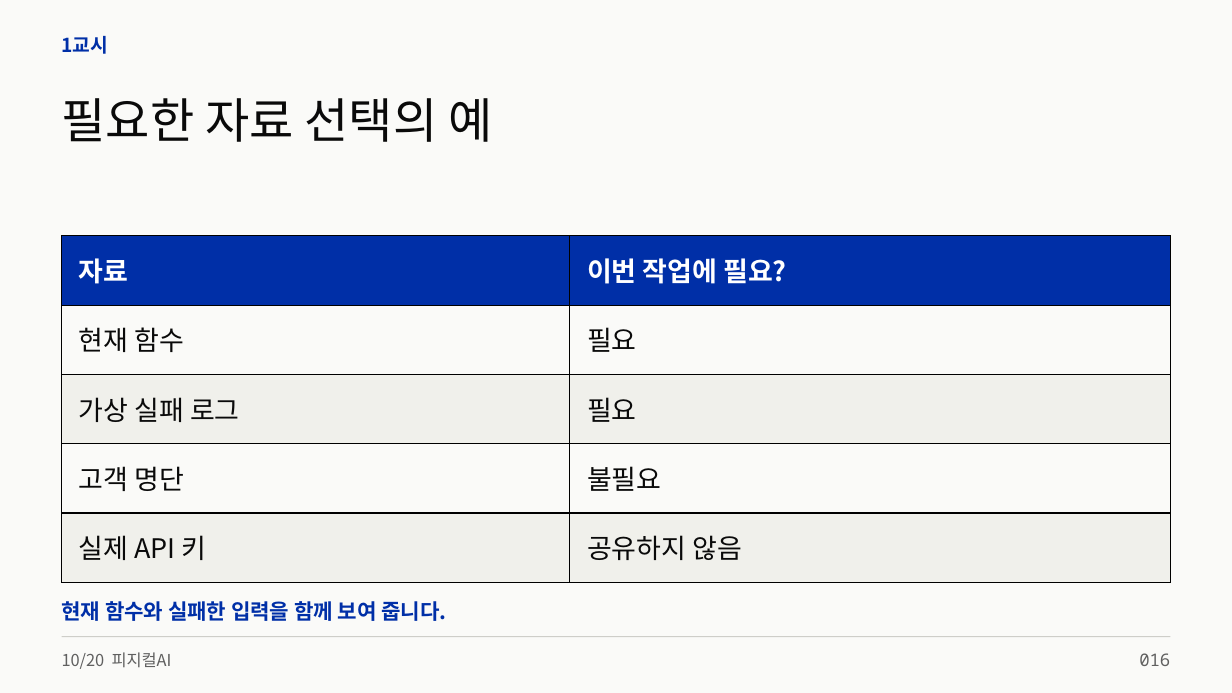
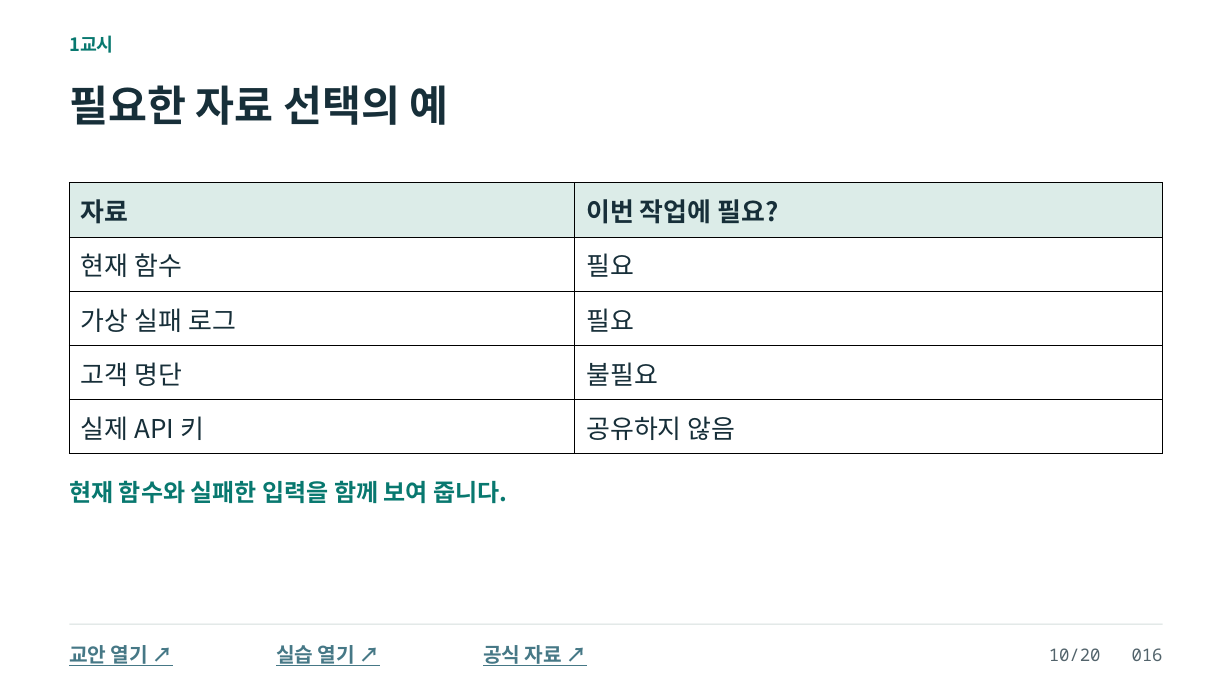
Before and after one commit to zeusk302-png/kdigital-physical-ai, a slide deck: slide 16 of downloads/2026-10-20/readable-slides.pptx. Drawn at 1232x693 pixels with LibreOffice and Linux fonts; fonts in the diff are those of the drawing. Boxes give left, top, right and bottom in pixels: in the first picture for what was removed or moved away, otherwise in the second. Text is boxed around its words. In the diff, an @@ line names an element or a change of style, - is before the commit and + after.

```diff
--- a/downloads/2026-10-20/readable-slides.pptx
+++ b/downloads/2026-10-20/readable-slides.pptx
@@ background #FAFAF8 to #FFFFFF @@
@@ text "1교시": place and size @@
-text "1교시" at <box>62,36,109,54</box>
+text "1교시" at <box>69,35,114,53</box>
@@ text "1교시" at <box>69,35,114,53</box>: size 15 to 14.2 pt, text colour #002FA7 to #08786F @@
@@ text "필요한 자료 선택의 예": place and size @@
-text "필요한 자료 선택의 예" at <box>62,98,492,142</box>
+text "필요한 자료 선택의 예" at <box>69,85,449,125</box>
@@ text "필요한 자료 선택의 예" at <box>69,85,449,125</box>: size 37.5 to 33 pt, text colour #0A0A0A to #172F39, bold on @@
@@ table at <box>69,183,1163,454</box> @@
@@ fill #002FA7 to #DCECE8 in row 1 @@
@@ fill #FAFAF8 to #FFFFFF in 4 cells @@
@@ fill #F0F0EB to #FFFFFF in 4 cells @@
@@ size 21 to 20.2 pt @@
@@ text colour #FFFFFF to #172F39 in "자료", "이번 작업에 필요?" @@
@@ text colour #0A0A0A to #172F39 in "현재 함수", "필요", "가상 실패 로그", "필요" and 4 more places @@
@@ line spacing 0.94 to 1.02 @@
@@ table: place and size @@
-table at <box>62,236,1171,582</box>
+table at <box>69,183,1163,454</box>
@@ text "현재 함수와 실패한 입력을 함께 ...": place and size @@
-text "현재 함수와 실패한 입력을 함께 ..." at <box>62,601,446,621</box>
+text "현재 함수와 실패한 입력을 함께 ..." at <box>69,480,508,503</box>
@@ text "현재 함수와 실패한 입력을 함께 ..." at <box>69,480,508,503</box>: size 16.5 to 18.8 pt, text colour #002FA7 to #08786F @@
@@ rectangle: place and size @@
-rectangle at <box>62,637,1171,638</box>
+rectangle at <box>69,624,1163,625</box>
@@ rectangle at <box>69,624,1163,625</box>: fill #CECEC9 to #D5DEDD @@
@@ text removed at <box>62,652,172,669</box> @@
-10/20 피지컬AI
@@ text added at <box>69,645,148,666</box>, 15.8 pt, text #467886, bold, underline @@
+교안 열기 ↗
@@ text added at <box>276,645,355,666</box>, 15.8 pt, text #467886, bold, underline @@
+실습 열기 ↗
@@ text added at <box>483,645,562,666</box>, 15.8 pt, text #467886, bold, underline @@
+공식 자료 ↗
@@ text at <box>1049,648,1163,661</box>: text changed; text colour #606060 to #52636B @@
-016
+10/20 016
```
Also in this commit, not shown: 88 other slides changed, 14 slides added, 12 slides removed, 11 other files.
